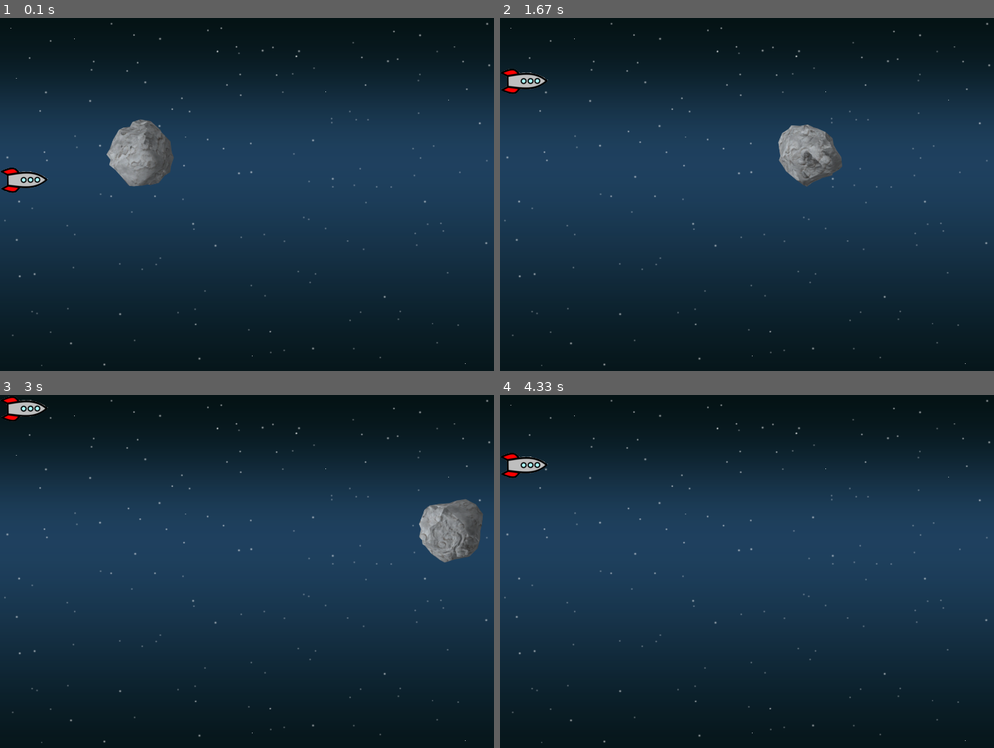
Above: before the commit, frames 1-4 (two rows, left to right).
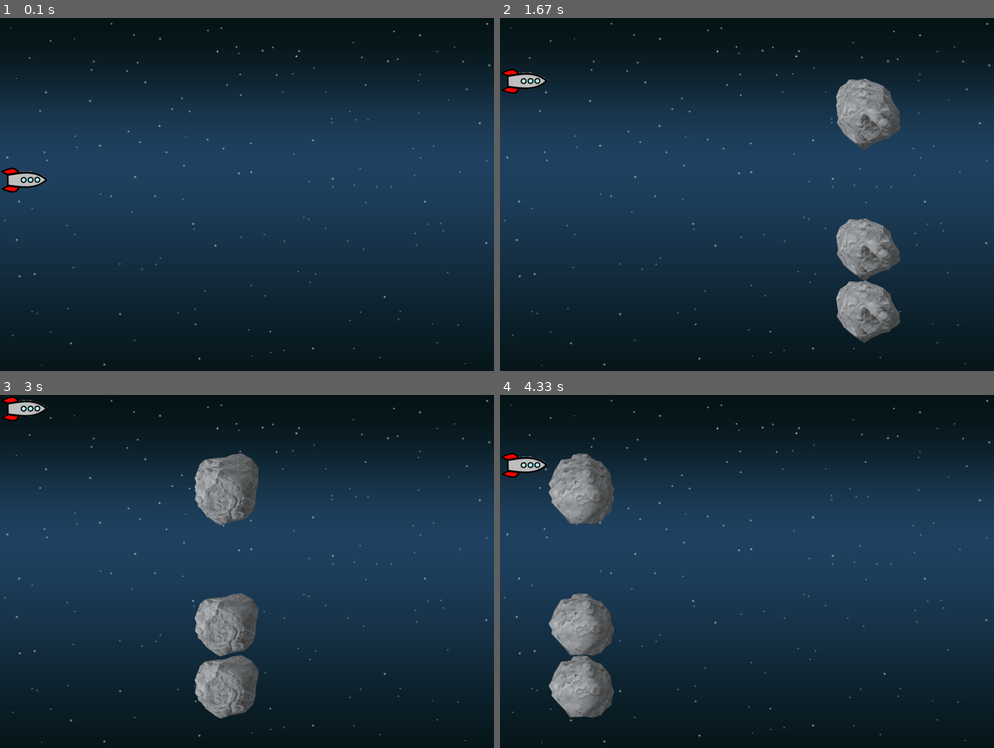
Above: after the commit, the same moments.

Repository: anbreaker/theQuestGamePyGame
Game: pygame game, started from main.py
Same seed, same stepped clock (60 frames per second), same inputs: the game is played once before the commit and once after it.
Inputs:
- Up to frame 1 (0.1 s): no input
- Up to frame 2 (1.67 s): hold Up 0.33-0.8 s; hold Down 0.83-1.13 s; hold Up 1.17-1.53 s; hold Down from 1.57 s (still down)
- Up to frame 3 (3 s): release Down at 1.93 s; hold Up 1.97-2.27 s; hold Down 2.3-2.6 s; hold Up from 2.63 s (still down)
- Up to frame 4 (4.33 s): release Up at 3 s; hold Down 3.03-3.4 s; hold Up 3.43-3.73 s; hold Down 3.77-4.07 s; hold Up from 4.1 s (still down)

The runs differ from the first frame. In frame 1, 1.9% of the frame differs, in the area x 21-36%, y 28-48%; in frame 2, 6.8%; in frame 3, 7.5%, in the area x 39-98%, y 16-92%; in frame 4, 5.5%.

Commit message:
Randon asteroides andando

Diff:
--- a/entities.py
+++ b/entities.py
@@ -112,11 +112,11 @@
 
             self.image = self.frames[self.index]
 
-            self.rect.x += self.velocidad
-            if self.rect.x > 800:
-                self.rect.x = -160
+            self.rect.x -= self.velocidad
+            if self.rect.x == -120:
+                self.rect.x = 760
                 # Incremetamos velociadd por cada llegada al final por ver...
-                self.velocidad += 1
+                # self.velocidad += 1
 
     def crear_asteroides(self):
         self.asteroideGroup.empty()
--- a/main.py
+++ b/main.py
@@ -1,7 +1,7 @@
 import pygame
 from pygame.locals import *
 import sys, os
-
+from random import choice, randint
 from entities import *
 
 # Variables de uso global
@@ -37,9 +37,6 @@
         # Creamos la instancia del jugador
         self.nave = Rocket()
 
-        # Creamos la instancia de los Asteroides
-        self.asteroides = Asteroides(128,128)
-
         # Creacion de grupos de Sprite
         self.naveGroup = pygame.sprite.Group()
         self.asteroideGroup = pygame.sprite.Group()
@@ -47,11 +44,19 @@
 
         # Agregamos al grupo al jugador
         self.naveGroup.add(self.nave)
-        self.asteroideGroup.add(self.asteroides)
+
+        # Llamo la funcion
+        self.crear_asteroides()
 
         self.allSprites.add(self.nave)
-        self.allSprites.add(self.asteroides)
 
+    def crear_asteroides(self):
+        # Creamos la instancia de los Asteroides
+        self.asteroides = []
+        for i in range(4):
+            self.asteroides.append(Asteroides(700, randint(0,372)))
+            self.asteroideGroup.add(self.asteroides[i])
+            self.allSprites.add(self.asteroides[i])
 
     def game_over(self):
         pygame.quit()
